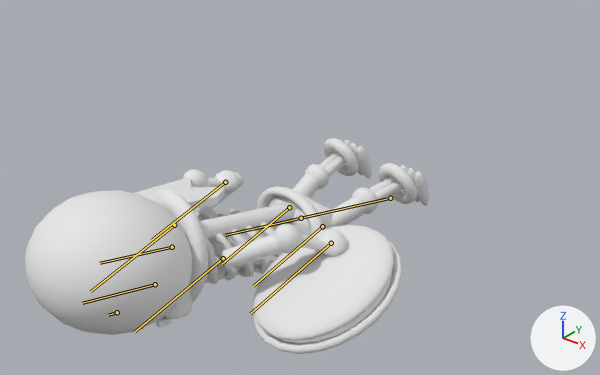
One commit to the FBX model Assets/_Game/Resources/Art/Enemies/skeleton/skeleton.fbx: the scene before it, then after it.
One viewpoint serves both versions: a 50 mm camera at (1.41, -2.11, 1.43) aimed at (-0.17, -0.13, 0.21). Every picture has the same lights, and +X, +Y and +Z are marked at lower right. The picture after the commit comes second. Both versions are drawn at frame 31 of the action 'Rig|Die'; the numbers are the values there. The bones that change, and the others that lie on the model, are drawn over the model as lines.

The first picture shows 'Body'.
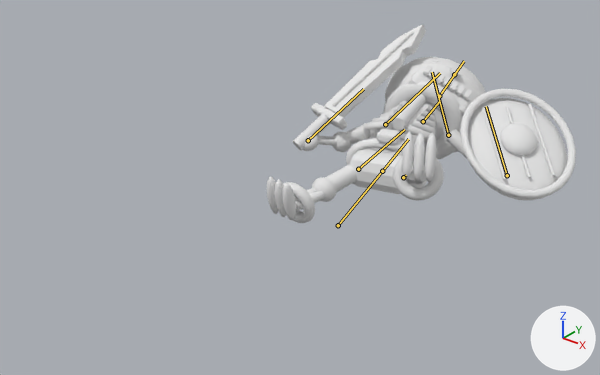
Changed parts and their boxes (x1, y1, x2, y2) in the pictures (600 x 375 px):
```json
{"object": "Body", "change": "posed", "before": [25, 138, 429, 354], "after": [267, 24, 576, 223], "on screen": "23% narrower, 8% shorter"}
{"bone": "root", "before": "(390, 198) to (301, 218)", "after": "(338, 225) to (382, 171)"}
{"bone": "head", "before": "(172, 247) to (100, 263)", "after": "(423, 121) to (439, 102)"}
{"bone": "jaw", "before": "(155, 284) to (82, 303)", "after": "(439, 96) to (464, 61)"}
{"bone": "arm.R", "before": "(174, 225) to (90, 291)", "after": "(385, 124) to (440, 73)"}
{"bone": "leg.R", "before": "(289, 207) to (222, 264)", "after": "(358, 169) to (404, 129)"}
{"bone": "arm.L", "before": "(223, 258) to (134, 332)", "after": "(448, 135) to (432, 72)"}
{"bone": "leg.L", "before": "(322, 226) to (253, 286)", "after": "(403, 177) to (406, 175)"}
```

Edits to the scene script, one JSON object a line:
```json
{"block": "bone_root", "where": "bone_root = bpy.data.objects['Rig'].pose.bones['root']"}
{"op": "set", "path": "bone_root.location", "old": "(0.0, 0.1, -0.18)", "new": "(0.05, 0.169, 0.208)"}
{"op": "set", "path": "bone_root.rotation_quaternion", "old": "(0.751, 0.652, -0.079, 0.069)", "new": "(0.714, -0.689, 0.088, 0.085)", "note": "degrees (82, -12, 0) -> degrees (-88, 14, 0)"}
{"block": "bone_head", "where": "bone_head = bpy.data.objects['Rig'].pose.bones['head']  # child of 'body'"}
{"op": "set", "path": "bone_head.rotation_quaternion", "old": "(1.0, 0.0, 0.0, 0.0)", "new": "(0.976, 0.0, 0.216, 0.0)", "note": "degrees (0, 0, 0) -> degrees (0, 25, 0)"}
{"block": "bone_jaw", "where": "bone_jaw = bpy.data.objects['Rig'].pose.bones['jaw']  # child of 'head'"}
{"op": "set", "path": "bone_jaw.rotation_quaternion", "old": "(1.0, 0.0, 0.0, 0.0)", "new": "(0.976, 0.216, 0.0, 0.0)", "note": "degrees (0, 0, 0) -> degrees (25, 0, 0)"}
{"block": "bone_arm_r", "where": "bone_arm_r = bpy.data.objects['Rig'].pose.bones['arm.R']  # child of 'body'"}
{"op": "set", "path": "bone_arm_r.rotation_quaternion", "old": "(0.966, 0.259, 0.0, 0.0)", "new": "(0.929, 0.249, -0.071, -0.266)", "note": "degrees (30, 0, 0) -> degrees (30, 0, -32)"}
{"block": "bone_leg_r", "where": "bone_leg_r = bpy.data.objects['Rig'].pose.bones['leg.R']  # child of 'body'"}
{"op": "set", "path": "bone_leg_r.rotation_quaternion", "old": "(0.966, 0.259, 0.0, 0.0)", "new": "(0.988, 0.086, -0.011, -0.13)", "note": "degrees (30, 0, 0) -> degrees (10, 0, -15)"}
{"block": "bone_arm_l", "where": "bone_arm_l = bpy.data.objects['Rig'].pose.bones['arm.L']  # child of 'body'"}
{"op": "set", "path": "bone_arm_l.rotation_quaternion", "old": "(0.966, 0.259, 0.0, 0.0)", "new": "(0.929, 0.249, 0.071, 0.266)", "note": "degrees (30, 0, 0) -> degrees (30, 0, 32)"}
{"block": "bone_leg_l", "where": "bone_leg_l = bpy.data.objects['Rig'].pose.bones['leg.L']  # child of 'body'"}
{"op": "set", "path": "bone_leg_l.rotation_quaternion", "old": "(0.966, 0.259, 0.0, 0.0)", "new": "(0.968, -0.215, -0.028, 0.127)", "note": "degrees (30, 0, 0) -> degrees (-25, 0, 15)"}
```
